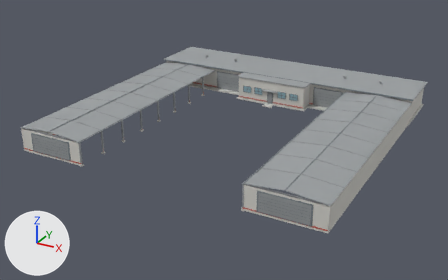
A saved change to the OBJ model assets/building/generated/large/earthworks_facility_large.obj.
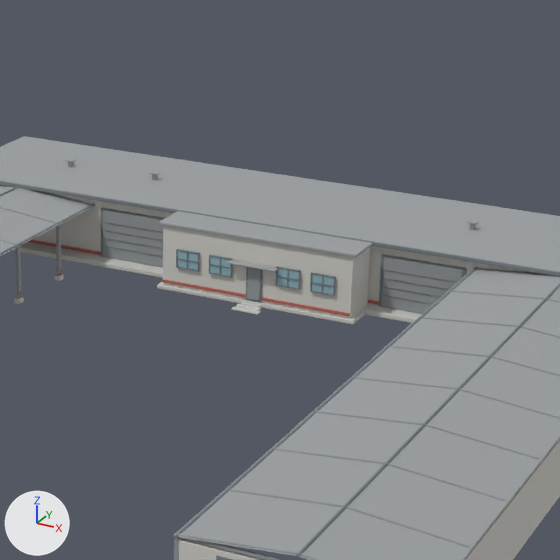
Each version appears first whole from a 50 mm lens placed at (66.9, -130.9, 60.3), pointed at (-2.5, -4.9, -2.7), and next in a close-up on the part from 41% to 84% of the width and 0% to 69% of the height. The lights are fixed; the arrows at lower left show +X, +Y and +Z. The first two pictures are the older version. Where no turn or scale is listed for an object, it has been applied to the vertices.

Objects in the first close-up: 'mesh_canopy_structural_steel', 'mesh_dispatch_concrete', 'mesh_foundation_concrete', 'mesh_office_roof_graphite', 'mesh_office_window_glass', 'mesh_safety_red', 'mesh_window_frames'.
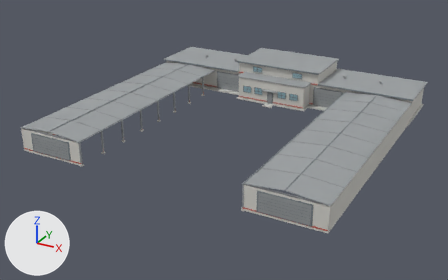
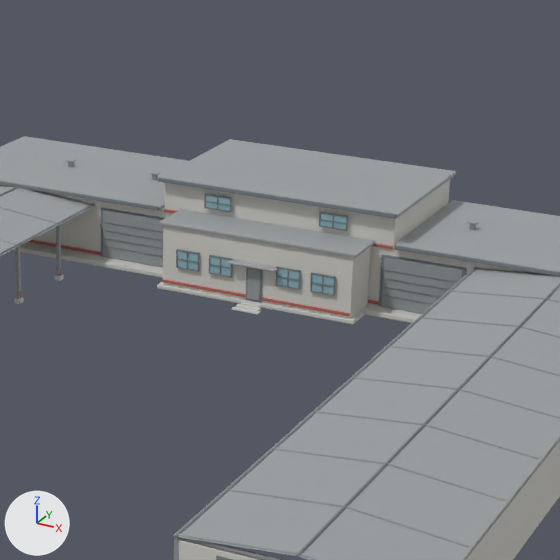
The change, as a list of edits to the scene's bpy script:
```text
Change me_mesh_dispatch_concrete:
    used by ob_mesh_dispatch_concrete; location = (0.0, 0.0, 0.0)
    remove me_mesh_dispatch_concrete.from_pydata(...)  # 144 vertices, 264 faces; spans x -37.2..37.2, y -38.2..36.5, z 0.0..6.6
    add me_mesh_dispatch_concrete.from_pydata(...)  # 168 vertices, 308 faces; spans x -37.2..37.2, y -38.2..36.5, z 0.0..9.6
    me_mesh_dispatch_concrete part 1: the loose piece of 24 vertices spanning x -37.0..37.0, y 21.5..36.5, z 0.5..6.6 is copied, and the copy is scaled about its middle by (0.324, 1, 0.555), then moved by (0.0, 0.0, 4.3); it spans x -12.0..12.0, y 21.5..36.5, z 6.2..9.6
Change me_mesh_office_roof_graphite:
    used by ob_mesh_office_roof_graphite; location = (0.0, 0.0, 0.0)
    remove me_mesh_office_roof_graphite.from_pydata(...)  # 180 vertices, 316 faces; spans x -37.7..37.7, y -38.2..37.0, z 4.1..7.6
    add me_mesh_office_roof_graphite.from_pydata(...)  # 228 vertices, 404 faces; spans x -37.7..37.7, y -38.2..37.0, z 4.1..9.9
    me_mesh_office_roof_graphite part 2: the loose piece of 24 vertices spanning x -37.7..37.7, y 21.0..37.0, z 6.5..6.9 is copied, and the copy is scaled about its middle by (0.329, 1, 1.16), then moved by (0.0, 0.0, 3.0); it spans x -12.4..12.4, y 21.0..37.0, z 9.5..9.9
    me_mesh_office_roof_graphite part 3: 12 vertices added at x 12.2..12.3, y 21.0..37.0, z 6.5..6.9
    other edits to the shape of me_mesh_office_roof_graphite do not show in these pictures
Change me_mesh_office_window_glass:
    used by ob_mesh_office_window_glass; location = (0.0, 0.0, 0.0)
    remove me_mesh_office_window_glass.from_pydata(...)  # 192 vertices, 352 faces; spans x -30.5..30.5, y 16.8..36.7, z 2.6..4.3
    add me_mesh_office_window_glass.from_pydata(...)  # 288 vertices, 528 faces; spans x -30.5..30.5, y 16.8..36.7, z 2.6..8.7
    me_mesh_office_window_glass part 4: the loose piece of 24 vertices spanning x -8.1..-5.9, y 16.8..16.9, z 2.6..4.3 is copied, and the copy is scaled about its middle by (1.18, 1, 0.722), then moved by (1.0, 4.3, 4.7); it spans x -7.3..-4.7, y 21.2, z 7.5..8.7
    me_mesh_office_window_glass part 5: the loose piece of 24 vertices spanning x 5.9..8.1, y 16.8..16.9, z 2.6..4.3 is copied, and the copy is scaled about its middle by (1.18, 1, 0.722), then moved by (-1.0, 4.3, 4.7); it spans x 4.7..7.3, y 21.2, z 7.5..8.7
    other edits to the shape of me_mesh_office_window_glass do not show in these pictures
Change me_mesh_window_frames:
    used by ob_mesh_window_frames; location = (0.0, 0.0, 0.0)
    remove me_mesh_window_frames.from_pydata(...)  # 2336 vertices, 4240 faces; spans x -41.3..37.6, y -38.3..36.7, z 0.0..6.9
    add me_mesh_window_frames.from_pydata(...)  # 2832 vertices, 5128 faces; spans x -41.3..37.6, y -38.3..36.7, z 0.0..9.9
    me_mesh_window_frames part 6: the loose piece of 24 vertices spanning x -37.6..37.6, y 20.7..21.0, z 6.5..6.9 is copied, and the copy is scaled about its middle by (0.327, 1, 1.06), then moved by (0.0, 0.0, 3.0); it spans x -12.3..12.3, y 20.7..21.0, z 9.5..9.9
    me_mesh_window_frames part 7: the loose piece of 24 vertices spanning x 5.8..8.2, y 16.8..16.9, z 4.3..4.4 is copied, and the copy is scaled about its middle by (1.17, 1, 1), then moved by (-1.0, 4.3, 4.5); it spans x 4.6..7.4, y 21.1..21.2, z 8.7..8.9
    other edits to the shape of me_mesh_window_frames do not show in these pictures
```

Location of each change, (x1, y1, x2, y2) in pixels of the close-ups (560 x 560 px):
'mesh_dispatch_concrete', reshaped: before (29, 193, 560, 560); after (29, 179, 560, 560)
part 1 of me_mesh_dispatch_concrete, added: after (164, 179, 450, 247)
part 2 of me_mesh_office_roof_graphite, added: after (160, 139, 456, 218)
part 3 of me_mesh_office_roof_graphite, added: after (394, 200, 560, 272)
part 4 of me_mesh_office_window_glass, added: after (206, 195, 230, 211)
part 5 of me_mesh_office_window_glass, added: after (320, 213, 346, 229)
part 6 of me_mesh_window_frames, added: after (158, 177, 397, 219)
part 7 of me_mesh_window_frames, added: after (319, 212, 348, 217)
